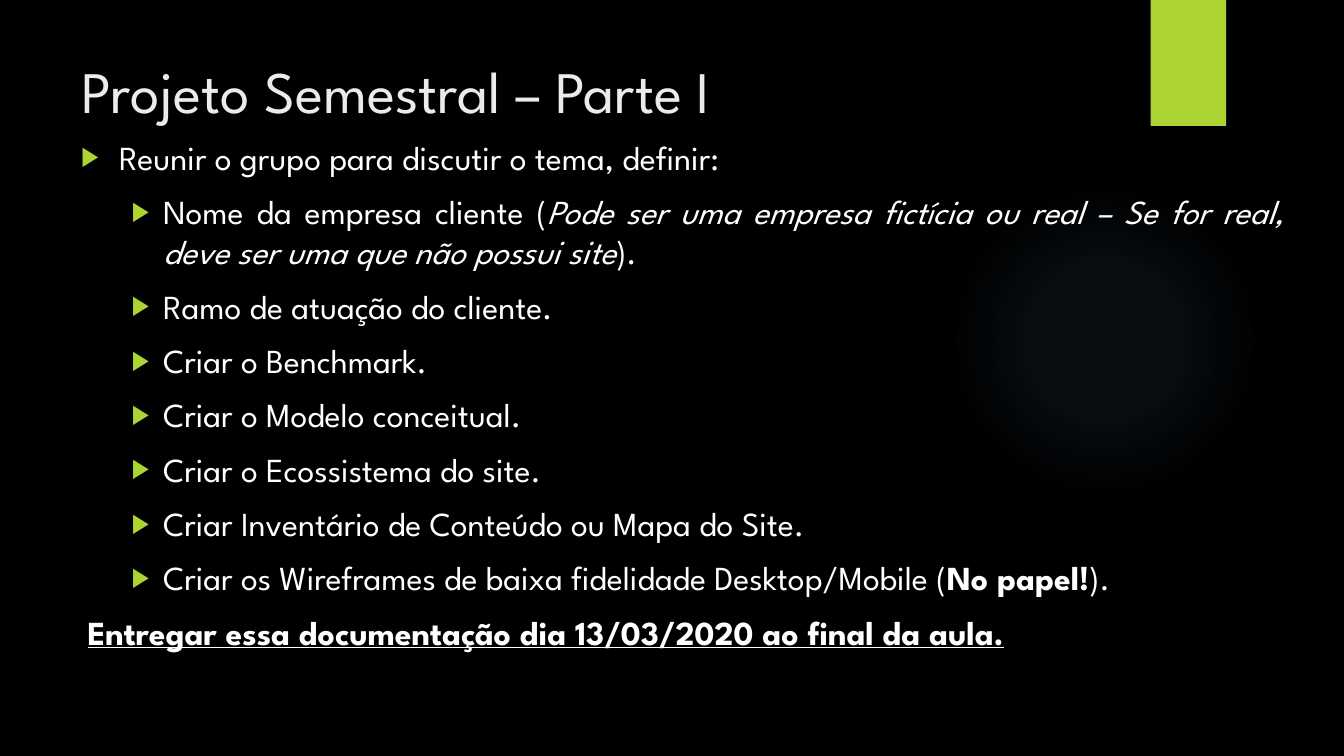
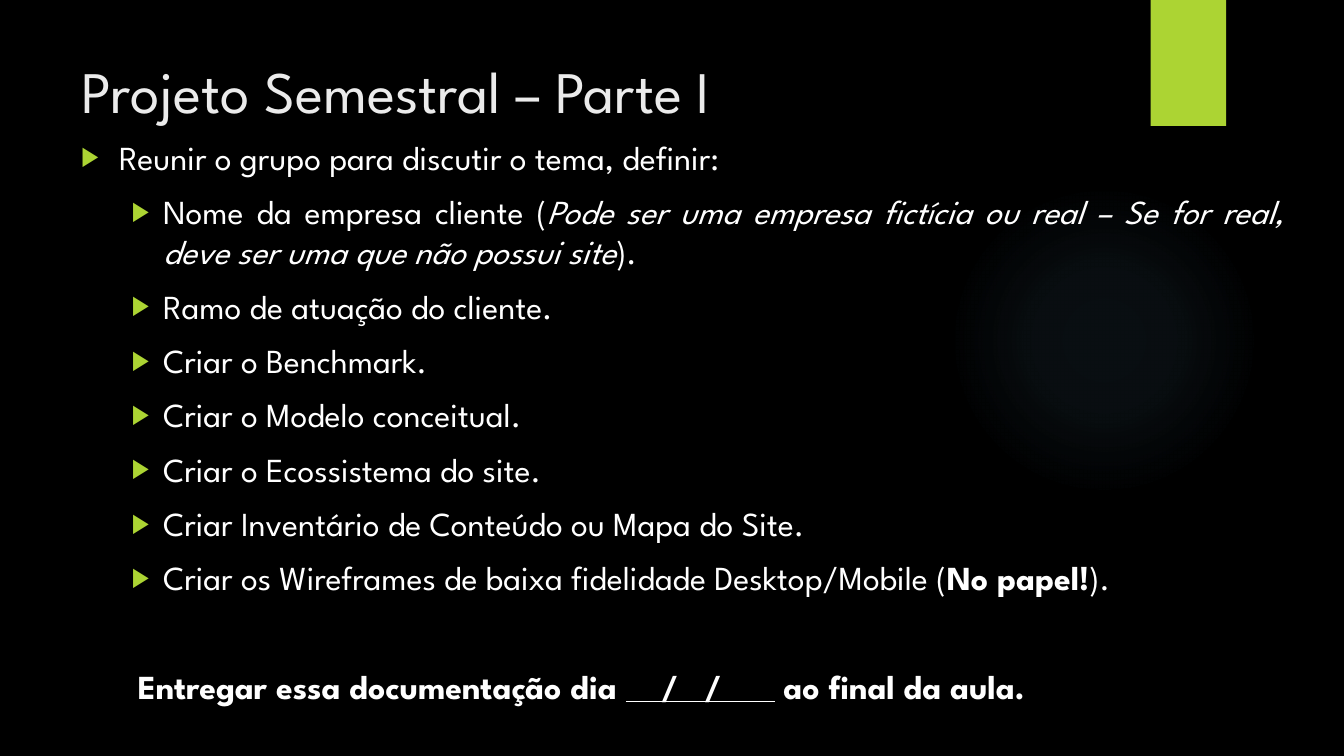
Before and after one commit to DiegoMeruoca/diegomeruoca.github.io, a slide deck: slide 3 of content/TDS/DD/Projeto Semestral – Parte I.ppsx. Drawn at 1344x756 pixels with LibreOffice and Linux fonts; fonts in the diff are those of the drawing; background and template pictures are left out. Boxes give left, top, right and bottom in pixels: in the first picture for what was removed or moved away, otherwise in the second. Text is boxed around its words. In the diff, an @@ line names an element or a change of style, - is before the commit and + after.

```diff
--- a/content/TDS/DD/Projeto Semestral – Parte I.ppsx
+++ b/content/TDS/DD/Projeto Semestral – Parte I.ppsx
@@ text at [138, 675, 1025, 707]: text changed @@
-Entregar essa documentação dia 13/03/2020 ao final da aula.
+Entregar essa documentação dia / / ao final da aula.
```
Also in this commit, not shown: 1 other slide changed, 23 other files.
